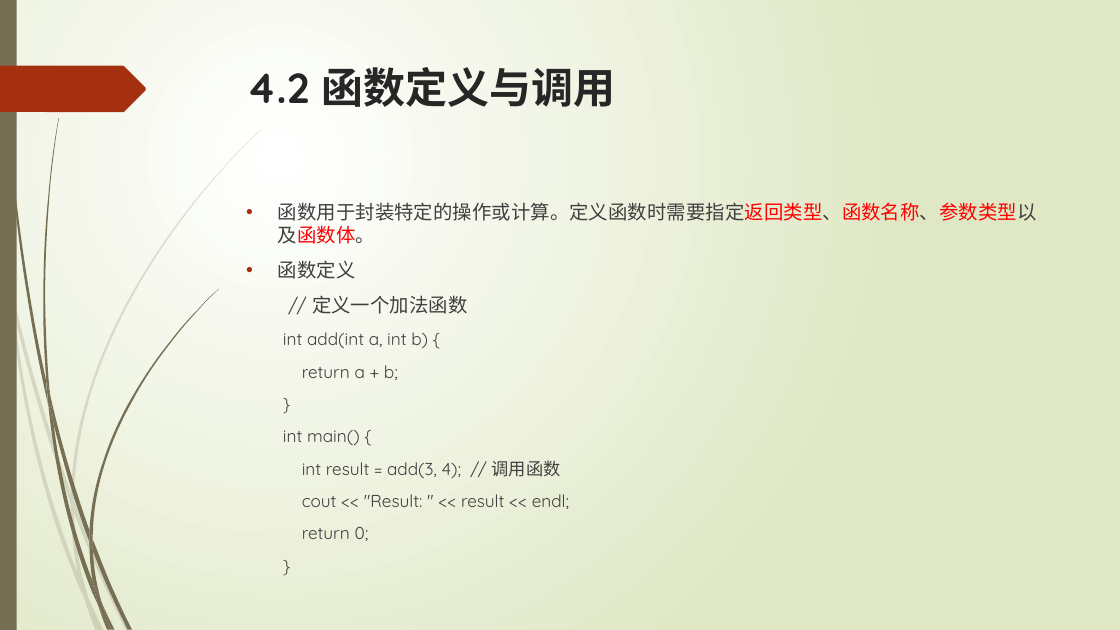
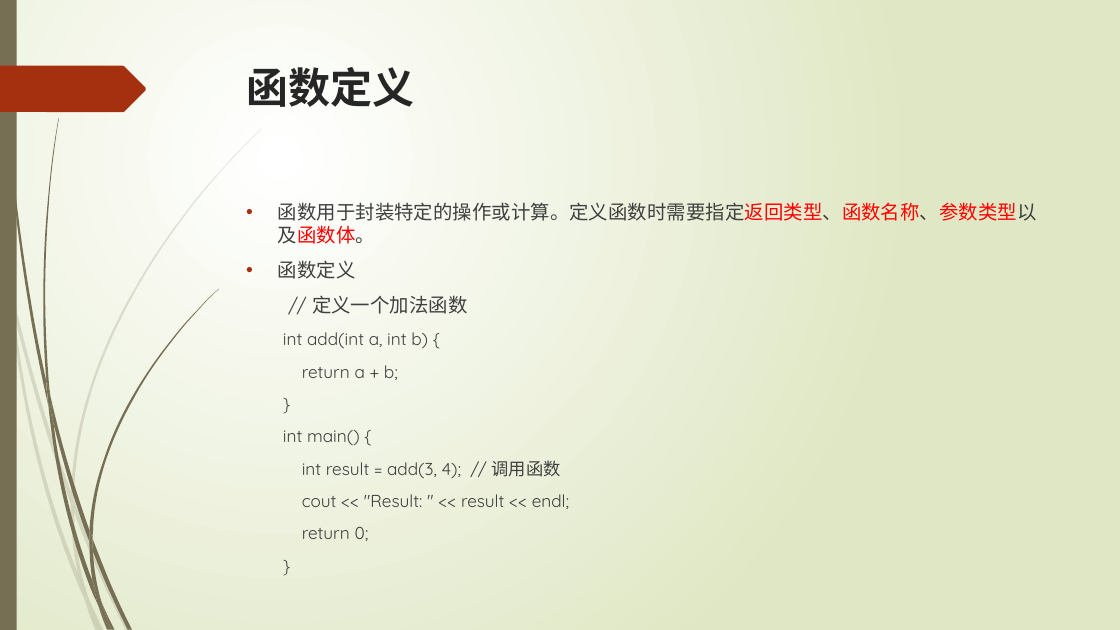
Before and after one commit to liuty2006/learn, a slide deck: slide 40 of learn_cpp/docs/C++语言培训.pptx (slide 39 before the commit). Drawn at 1120x630 pixels with LibreOffice and Linux fonts; fonts in the diff are those of the drawing. Boxes give left, top, right and bottom in pixels: in the first picture for what was removed or moved away, otherwise in the second. Text is boxed around its words. In the diff, an @@ line names an element or a change of style, - is before the commit and + after.

```diff
--- a/learn_cpp/docs/C++语言培训.pptx
+++ b/learn_cpp/docs/C++语言培训.pptx
@@ title at box(247, 67, 415, 107): text changed @@
-4.2 函数定义与调用
+函数定义
```
Also in this commit, not shown: 1 other slide changed, 1 slide added, 3 other files.
